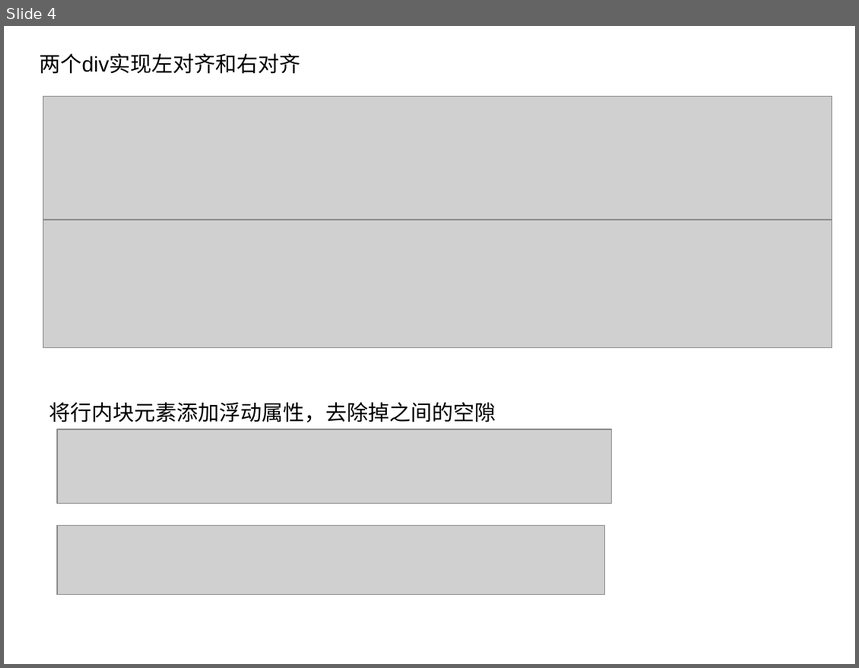
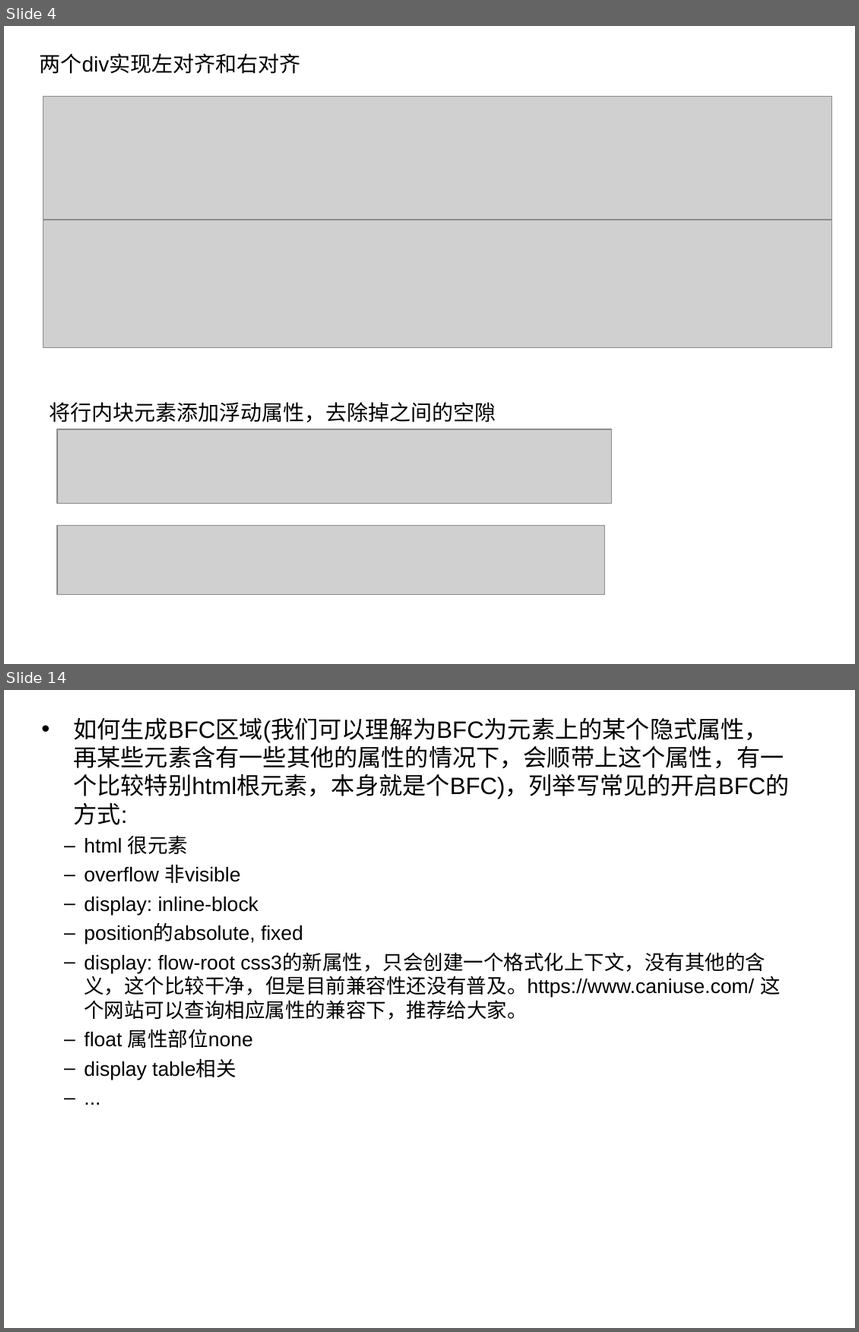
Before and after one commit to tiptophs/float, a slide deck: 浮动.ppt. Shown one above the other, each under a label of ours: slide 4 before the commit, slides 4 and 14 after it; the slides between them are not shown. The pictures are 859x668 and 859x1332 pixels, drawn with LibreOffice and Linux fonts; fonts in the diff are those of the drawing; grey boxes stand for pictures. Boxes give left, top, right and bottom in pixels: in the first picture for what was removed or moved away, otherwise in the second. Text is boxed around its words. In the diff, an @@ line names an element or a change of style, - is before the commit and + after.

```diff
--- a/浮动.ppt
+++ b/浮动.ppt
@@ slide 14 added at (4,690,855,1328), background #FFFFFF @@
@@ text added at (73,717,789,1080), 17 pt, text #000000 @@
+• 如何生成BFC区域(我们可以理解为BFC为元素上的某个隐式属性，再某些元素含有一些其他的属性的情况下，会顺带上这个属性，有一个比较特别html根元素，本身就是个BFC)，列举写常见的开启BFC的方式:
+  – html 很元素
+  – overflow 非visible
+  – display: inline-block
+  – position的absolute, fixed
+  – display: flow-root css3的新属性，只会创建一个格式化上下文，没有其他的含义，这个比较干净，但是目前兼容性还没有普及。https://www.caniuse.com/ 这个网站可以查询相应属性的兼容下，推荐给大家。
+  – float 属性部位none
+  – display table相关
+  – ...
```
Also in this commit, not shown: 1 slide changed, 9 other slides added, 4 slides removed, 6 other files.
